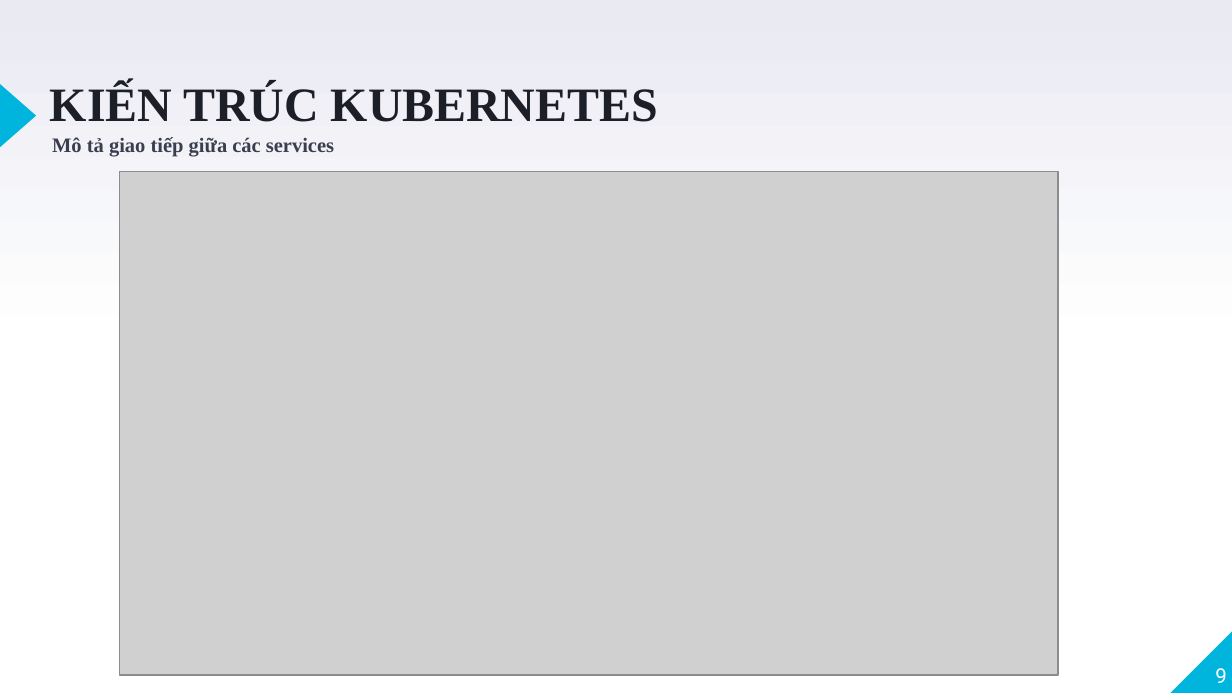
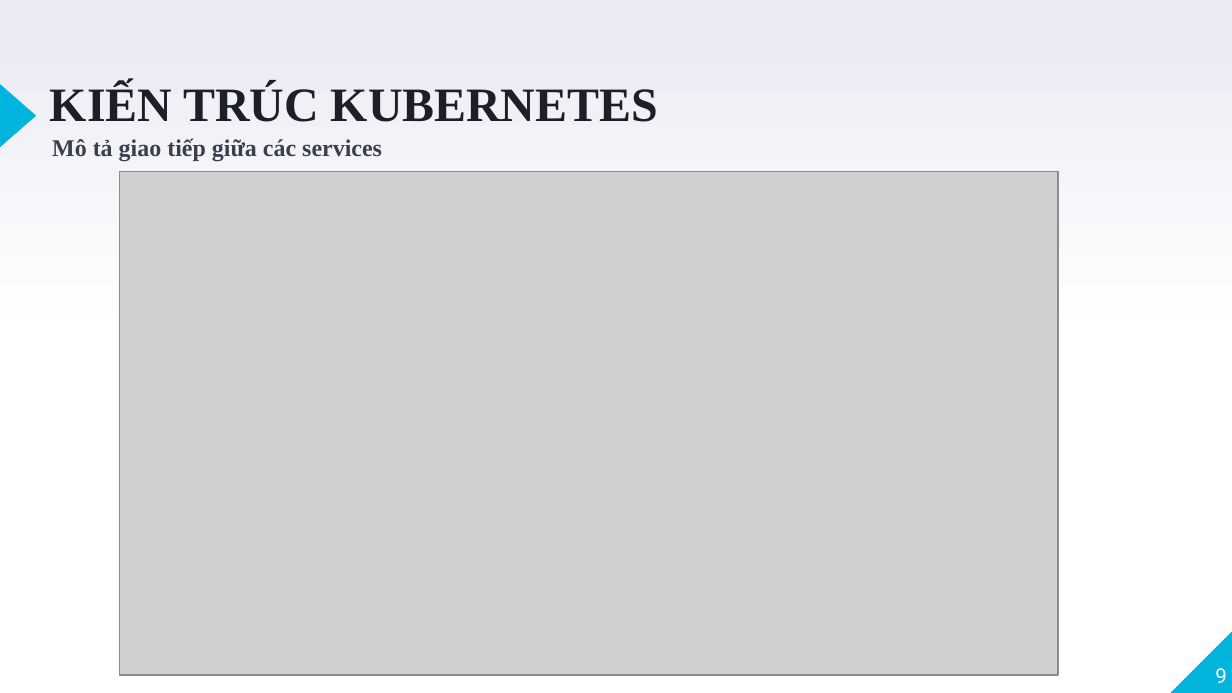
Before and after one commit to VoQuangTuong185/DoAnTotNghiep, a slide deck: slide 9 of Documentation/BCDK4/CN_185_VoQuangTuong_TomTat_BCCK.pptx. Drawn at 1232x693 pixels with LibreOffice and Linux fonts; fonts in the diff are those of the drawing; grey boxes stand for pictures. Boxes give left, top, right and bottom in pixels: in the first picture for what was removed or moved away, otherwise in the second. Text is boxed around its words. In the diff, an @@ line names an element or a change of style, - is before the commit and + after.

```diff
--- a/Documentation/BCDK4/CN_185_VoQuangTuong_TomTat_BCCK.pptx
+++ b/Documentation/BCDK4/CN_185_VoQuangTuong_TomTat_BCCK.pptx
@@ text "Mô tả giao tiếp giữa ..." at box(52, 138, 382, 162): size 12 to 14 pt @@
```
Also in this commit, not shown: 13 other slides changed, 8 other files.
